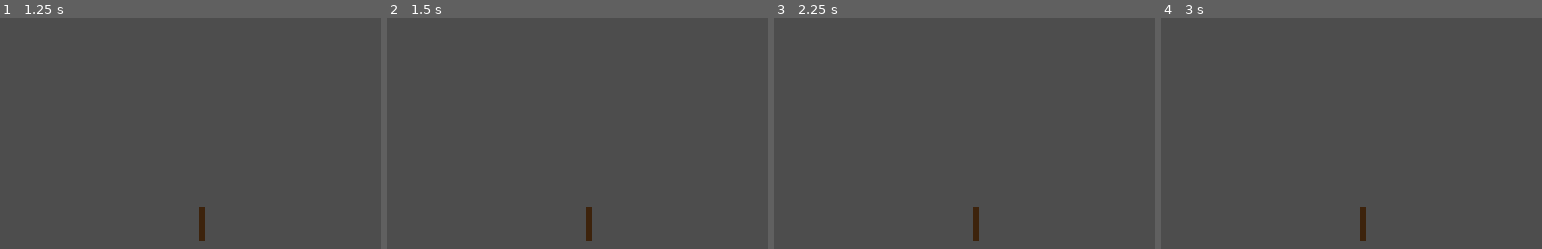
Above: before the commit, frames 1-4 (left to right).
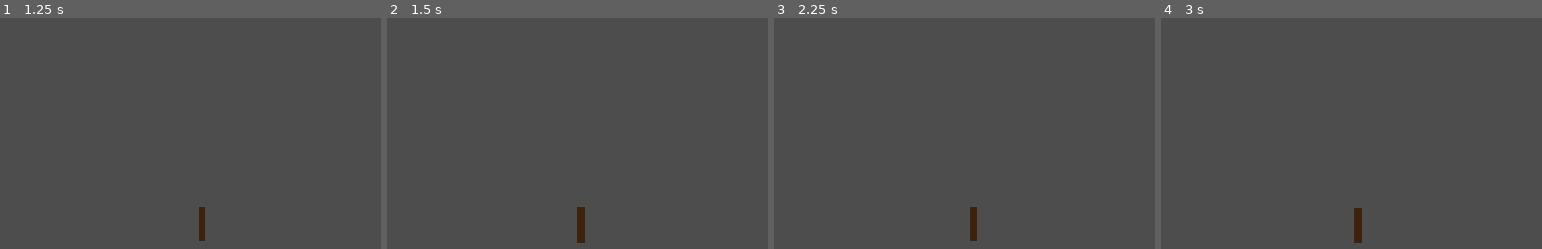
Above: after the commit, the same moments.

Repository: Xwilarg/StickAndBees
Game: Godot game, scene res://scenes/main.tscn
The game is run twice, just before and just after one commit, with the same random seed, the same clock (stepped at 60 frames per second) and the same inputs.
Inputs (mouse positions are in pixels of both pictures, inside the frame that each line leads up to):
- Up to frame 1 (1.25 s): tap Enter at 0.5 s; move the mouse to (247, 50) at 0.52 s; click (247, 50) at 0.6 s
- Up to frame 2 (1.5 s): click (634, 50) at 1.25 s; move the mouse to (550, 52) at 1.27 s; click (550, 52) at 1.35 s
- Up to frame 3 (2.25 s): click (937, 52) at 2 s; move the mouse to (994, 43) at 2.02 s; click (994, 43) at 2.1 s
- Up to frame 4 (3 s): click (1381, 43) at 2.75 s; move the mouse to (1351, 57) at 2.77 s; click (1351, 57) at 2.85 s

Frame 1 is identical in both runs. In frame 2, 0.6% of the frame differs, in the area x 49-54%, y 81-98%; in frame 3, 0.2%; in frame 4, 0.4%.

Commit message:
Add game logic

Diff:
--- a/scenes/main.tscn
+++ b/scenes/main.tscn
@@ -1,7 +1,7 @@
 [gd_scene format=3 uid="uid://dt10gsyixkbah"]
 
 [ext_resource type="Texture2D" uid="uid://k01h3xq8bjum" path="res://game/sprites/Stick.png" id="1_o5qli"]
-[ext_resource type="Script" uid="uid://cdecglcvdcv7h" path="res://scripts/stick.gd" id="2_0wfyh"]
+[ext_resource type="Script" uid="uid://cdecglcvdcv7h" path="res://scripts/controller/stick.gd" id="2_0wfyh"]
 
 [sub_resource type="LabelSettings" id="LabelSettings_bhunq"]
 font_size = 50
--- /dev/null
+++ b/scenes/shop.tscn
@@ -0,0 +1,3 @@
+[gd_scene format=3 uid="uid://3bx10olncxq"]
+
+[node name="Shop" type="Node2D" unique_id=1145660642]
--- /dev/null
+++ b/scripts/controller/stick.gd
@@ -0,0 +1,22 @@
+extends Sprite2D
+
+@export var camera: Camera2D
+
+var deviation_x: float
+
+func _ready() -> void:
+	PersistentData.total_deviation = 0.0
+
+func _process(delta: float) -> void:
+	if position.y < -5000:
+		PersistentData.total_deviation = deviation_x
+		get_tree().change_scene_to_file("res://scenes/shop.tscn")
+
+func _unhandled_input(event):
+	if GameManager.is_paused or GameManager.curr_state != GameManager.game_state.PLAYING:
+		return
+
+	if event is InputEventMouseMotion:
+		var delta: Vector2 = event.relative
+		deviation_x += abs(delta.x)
+		position += delta
--- /dev/null
+++ b/scripts/persistent_data.gd
@@ -0,0 +1,3 @@
+class_name PersistentData
+
+static var total_deviation: float = 0.0
--- a/scripts/stick.gd
+++ /dev/null
@@ -1,8 +0,0 @@
-extends Sprite2D
-
-@export var camera: Camera2D
-
-func _unhandled_input(event):
-	if event is InputEventMouseMotion:
-		var delta: Vector2 = event.relative
-		print(delta)
Renamed: scripts/_autoloads/game_manager.gd -> scripts/_autoload/game_manager.gd
Renamed: scripts/_autoloads/game_manager.gd.uid -> scripts/_autoload/game_manager.gd.uid
Renamed: scripts/stick.gd.uid -> scripts/controller/stick.gd.uid
Not shown, added: scripts/persistent_data.gd.uid
